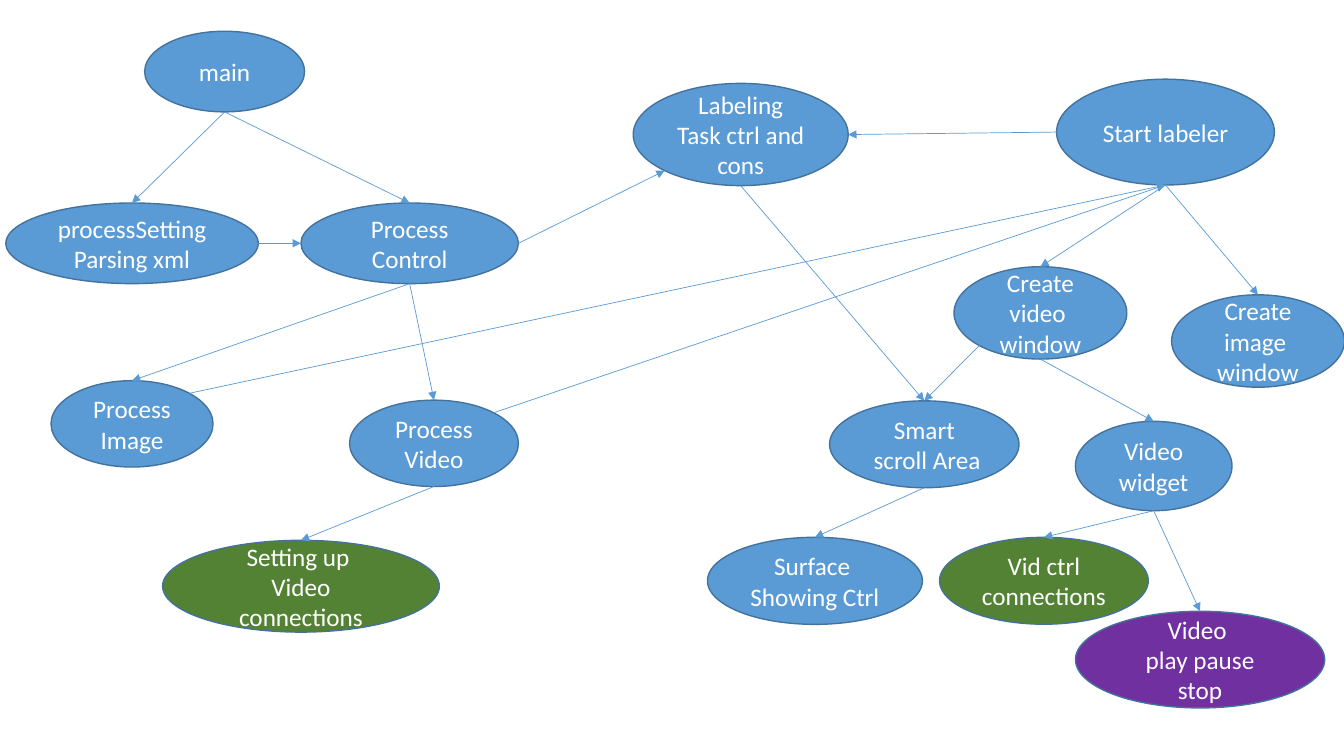
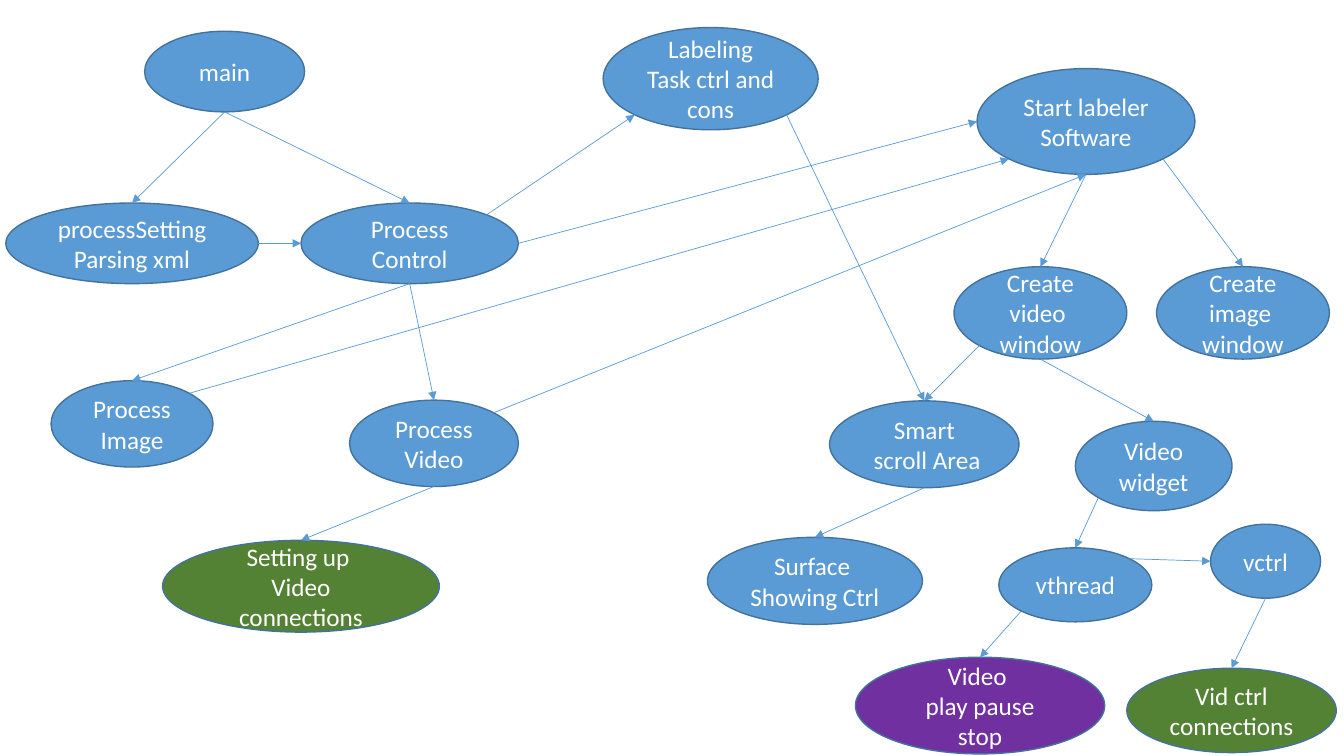
Before and after one commit to YeLyuUT/VideoSemanticLabeler, a slide deck: slide 1 of Structure.pptx. Drawn at 1344x756 pixels with LibreOffice and Linux fonts; fonts in the diff are those of the drawing. Boxes give left, top, right and bottom in pixels: in the first picture for what was removed or moved away, otherwise in the second. Text is boxed around its words. In the diff, an @@ line names an element or a change of style, - is before the commit and + after.

```diff
--- a/Structure.pptx
+++ b/Structure.pptx
@@ ellipse "Labeling": place and size @@
-ellipse "Labeling" at [633,84,848,186]
+ellipse "Labeling" at [603,27,818,129]
@@ ellipse "Start labeler Software": place and size @@
-ellipse "Start labeler Software" at [1057,80,1274,186]
+ellipse "Start labeler Software" at [977,69,1195,174]
@@ arrow moved from (518, 243) - (664, 170) to (487, 215) - (635, 115) @@
@@ arrow moved from (741, 186) - (925, 401) to (786, 115) - (925, 401) @@
@@ text in ellipse at [1023,98,1149,146]: text changed @@
-Start labeler
+Start labeler Software
@@ arrow moved from (1057, 132) - (848, 134) to (518, 243) - (977, 122) @@
@@ arrow moved from (190, 393) - (1166, 186) to (190, 393) - (1009, 159) @@
@@ arrow moved from (494, 413) - (1166, 186) to (494, 413) - (1086, 174) @@
@@ arrow moved from (1166, 186) - (1041, 267) to (1086, 174) - (1041, 267) @@
@@ arrow moved from (1166, 186) - (1258, 295) to (1164, 159) - (1243, 267) @@
@@ ellipse "Create image": place and size @@
-ellipse "Create image" at [1172,295,1344,388]
+ellipse "Create image" at [1156,267,1329,360]
@@ arrow moved from (1154, 511) - (1045, 537) to (1099, 498) - (1076, 548) @@
@@ ellipse added at [1211,524,1321,598], fill #5B9BD5, outline #43739E 1 pt, 18 pt, text #FFFFFF @@
+vctrl
@@ ellipse added at [999,548,1152,622], fill #5B9BD5, outline #43739E 1 pt, 18 pt, text #FFFFFF @@
+vthread
@@ arrow added from (1130, 559) to (1211, 562), #5B9BD5 0.5 pt @@
@@ arrow added from (1266, 599) to (1232, 668), #5B9BD5 0.5 pt @@
@@ arrow moved from (1154, 511) - (1201, 611) to (1021, 611) - (980, 657) @@
@@ ellipse "Video": place and size @@
-ellipse "Video" at [1076,611,1325,708]
+ellipse "Video" at [856,657,1105,754]
@@ ellipse "Vid ctrl": place and size @@
-ellipse "Vid ctrl" at [940,537,1148,624]
+ellipse "Vid ctrl" at [1127,668,1337,753]
```
Also in this commit, not shown: 1 other slide changed, 1 slide added, 10 other files.
